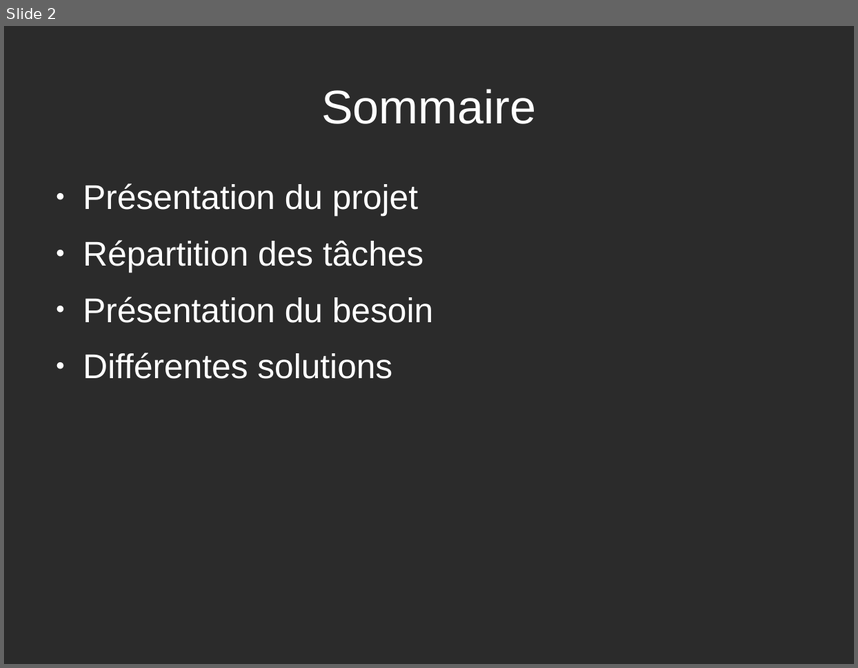
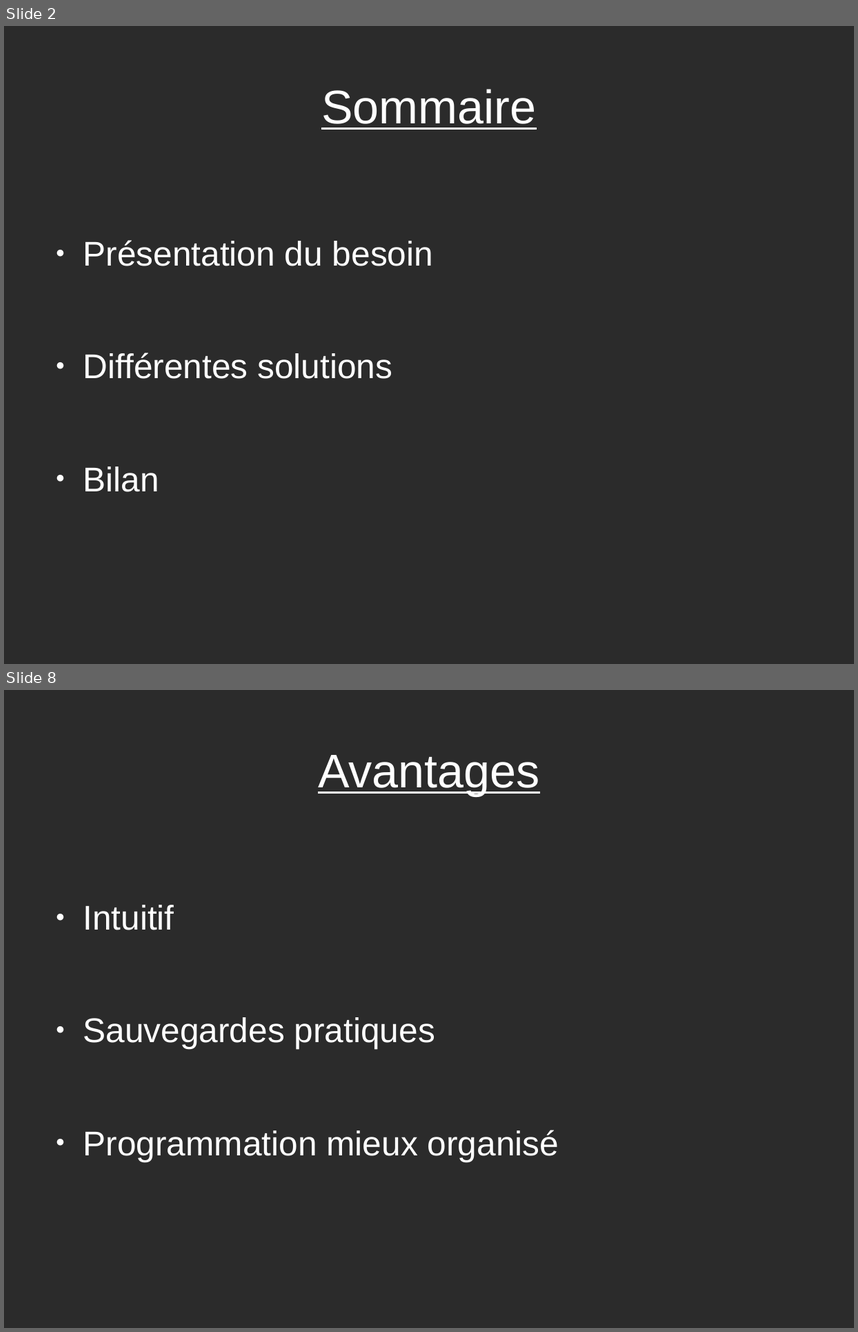
Before and after one commit to VisiteVirtuelle/-diteur-de-maison, a slide deck: Thomas Duditlieux - Diapo de Projet.odp. Shown one above the other, each under a label of ours: slide 2 before the commit, slides 2 and 8 after it; the slides between them are not shown. The pictures are 858x668 and 858x1332 pixels, drawn with LibreOffice and Linux fonts; fonts in the diff are those of the drawing; background and template pictures are left out; a plain dark background stands for a picture behind light text. Boxes give left, top, right and bottom in pixels: in the first picture for what was removed or moved away, otherwise in the second. Text is boxed around its words. In the diff, an @@ line names an element or a change of style, - is before the commit and + after.

```diff
--- a/Thomas Duditlieux - Diapo de Projet.odp
+++ b/Thomas Duditlieux - Diapo de Projet.odp
@@ slide 8 added at bbox=[4, 690, 854, 1328], background picture (left out) @@
@@ title added at bbox=[318, 755, 539, 796], 44 pt, text #FFFFFF, underline @@
+Avantages
@@ text added at bbox=[83, 905, 559, 1161], 32 pt, text #FFFFFF @@
+● Intuitif
+● Sauvegardes pratiques
+● Programmation mieux organisé
@@ slide 2 changed as well @@
@@ title "Sommaire" at bbox=[321, 89, 536, 129]: underline on @@
@@ text at bbox=[83, 183, 424, 272]: paragraphs removed @@
-● Présentation du projet
-● Répartition des tâches
@@ text at bbox=[83, 466, 159, 492]: paragraph added @@
+● Bilan
```
Also in this commit, not shown: 1 other slide changed, 7 other slides added, 1 slide removed, 1 other file.
